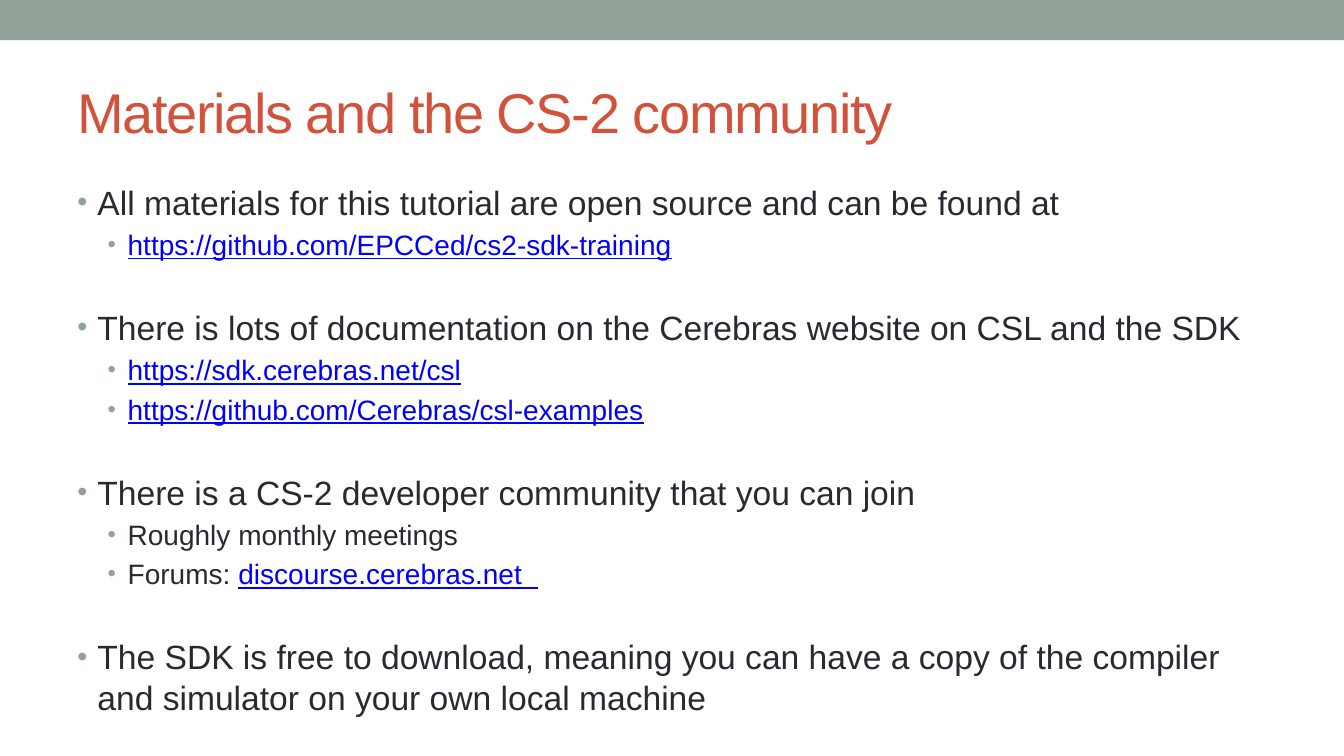
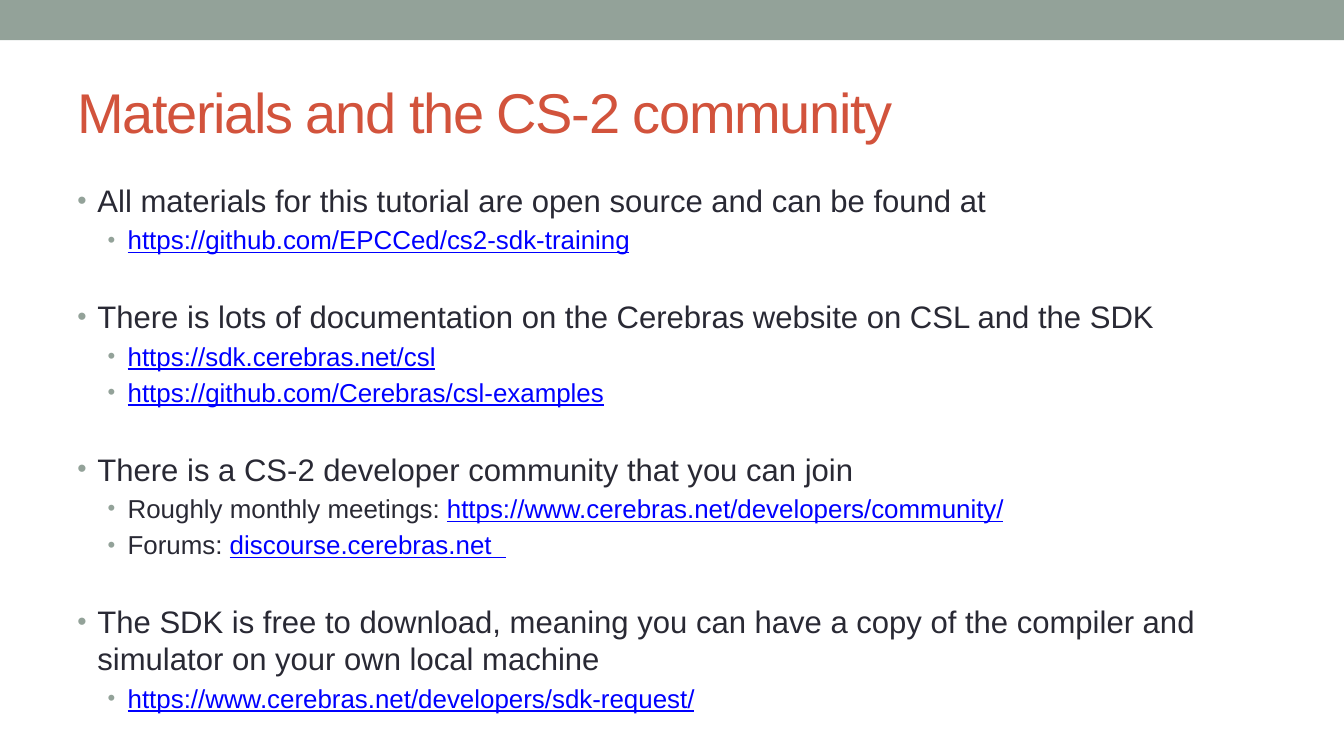
Before and after one commit to EPCCed/cs2-sdk-training, a slide deck: slide 6 of lectures/powerpoints/Conclusions.pptx. Drawn at 1344x756 pixels with LibreOffice and Linux fonts; fonts in the diff are those of the drawing. Boxes give left, top, right and bottom in pixels: in the first picture for what was removed or moved away, otherwise in the second. Text is boxed around its words. In the diff, an @@ line names an element or a change of style, - is before the commit and + after.

```diff
--- a/lectures/powerpoints/Conclusions.pptx
+++ b/lectures/powerpoints/Conclusions.pptx
@@ text at [97,189,1195,677]: size 24 to 22.2 pt in "All materials for this tutorial are open ...", "There is lots of documentation on the ...", "There is a CS-2 developer community that ...", "The SDK is free to download, meaning ..."; size 20 to 18.5 pt in "https://github.com/EPCCed/cs2-sdk-training", "https://sdk.cerebras.net/csl", "https://github.com/Cerebras/csl-examples", "Forums: discourse.cerebras.net" @@
@@ text at [128,499,1004,524]: text changed; size 20 to 18.5 pt; text colour #292934 to #0000FF @@
-  • Roughly monthly meetings
+  • Roughly monthly meetings: https://www.cerebras.net/developers/community/
@@ text at [128,689,695,714]: paragraph added @@
+  • https://www.cerebras.net/developers/sdk-request/
```
Also in this commit, not shown: 1 other slide changed, 4 other files.
